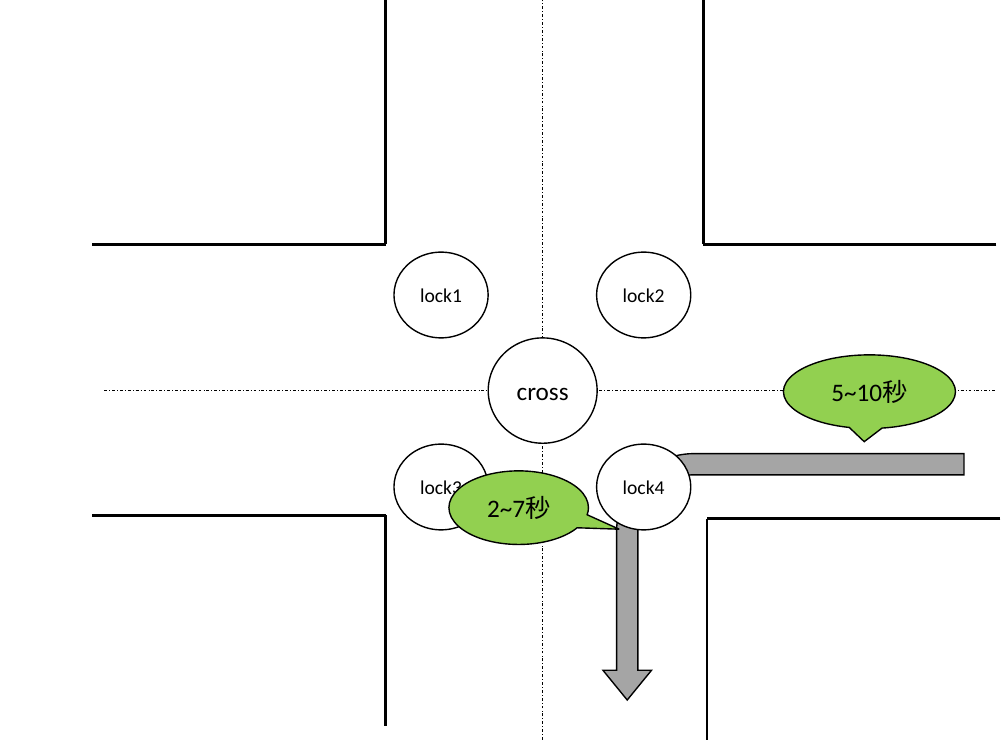
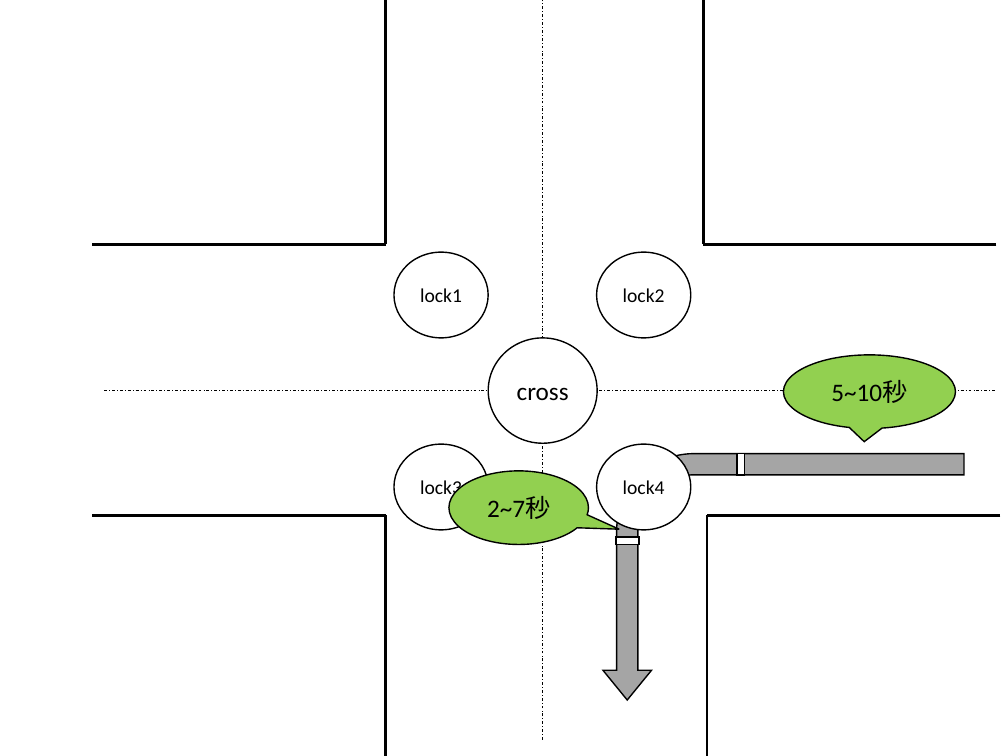
Before and after one commit to Sahara62/graduateResearch, a slide deck: slide 3 of 3-1-1.pptx. Drawn at 1008x756 pixels with LibreOffice and Linux fonts; fonts in the diff are those of the drawing. Boxes give left, top, right and bottom in pixels: in the first picture for what was removed or moved away, otherwise in the second. Text is boxed around its words. In the diff, an @@ line names an element or a change of style, - is before the commit and + after.

```diff
--- a/3-1-1.pptx
+++ b/3-1-1.pptx
@@ rectangle added at [737,454,745,475], fill #FFFFFF, outline #000000 1 pt @@
@@ line moved from (386, 515) - (386, 726) to (386, 515) - (386, 756) @@
@@ rectangle added at [616,537,639,544], fill #FFFFFF, outline #000000 1 pt @@
@@ line moved from (1000, 519) - (707, 519) to (1000, 515) - (707, 515) @@
@@ line moved from (707, 519) - (707, 740) to (707, 515) - (707, 756) @@
```
Also in this commit, not shown: 2 other files.
